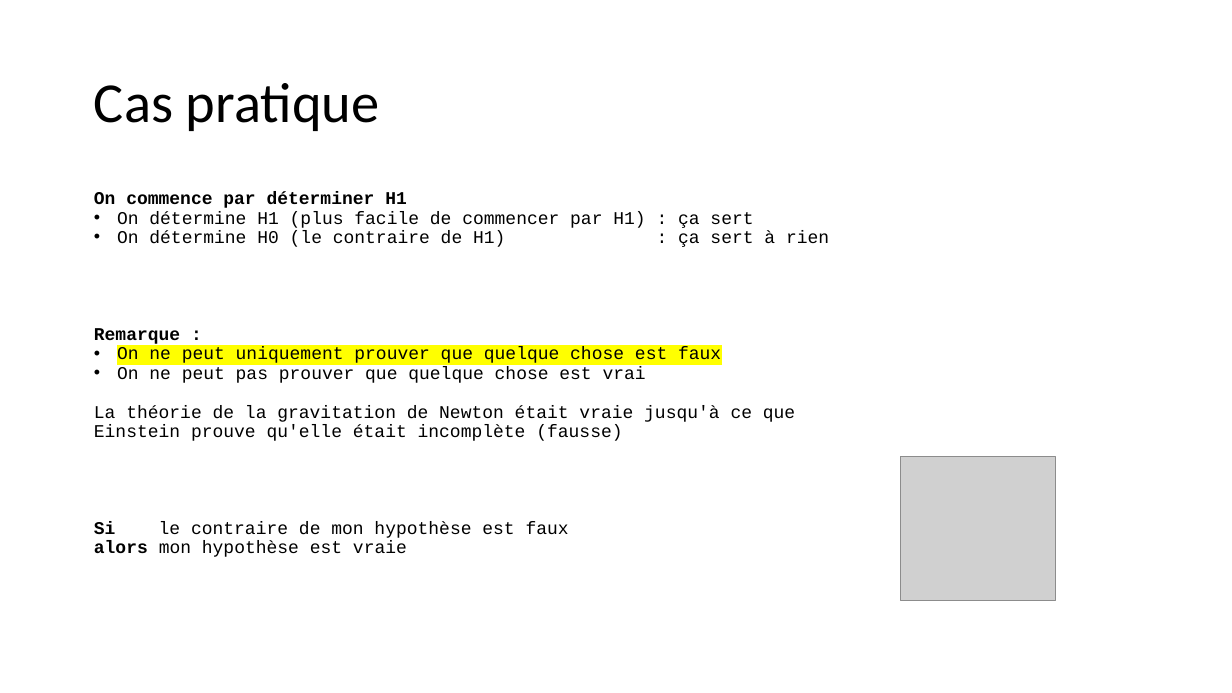
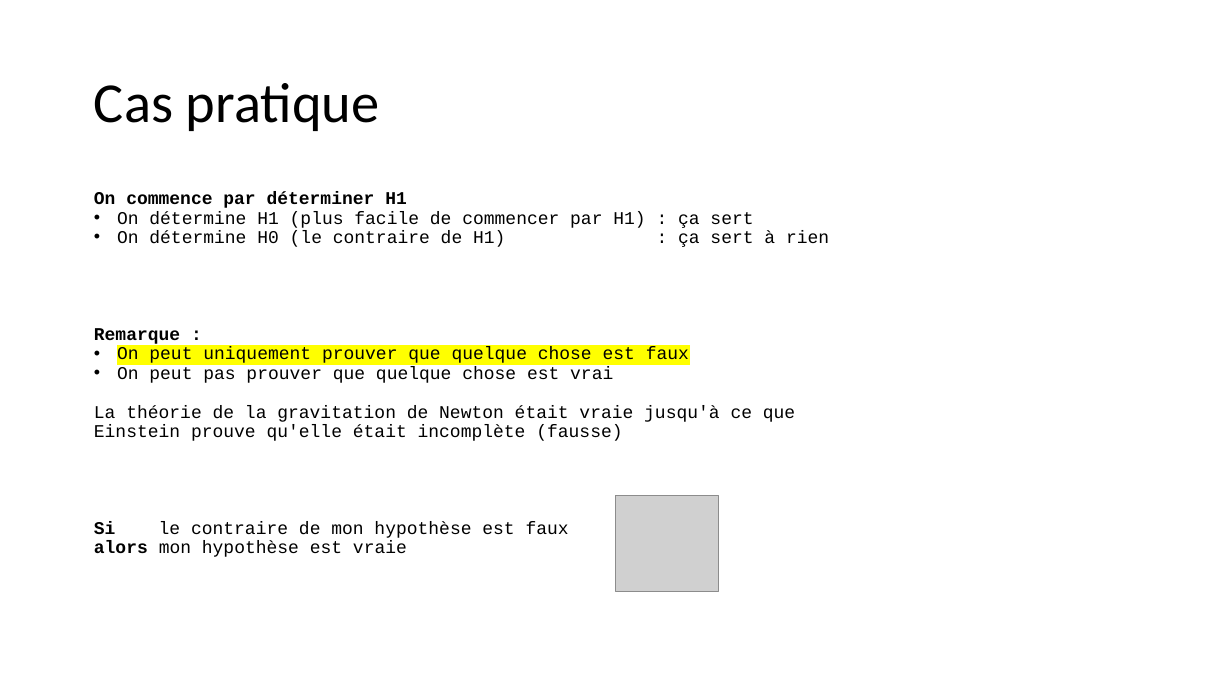
Before and after one commit to 40tude/Data_Essentials_Stage_Oct_2023, a slide deck: slide 34 of 00_notes_de_stage.pptx. Drawn at 1232x693 pixels with LibreOffice and Linux fonts; fonts in the diff are those of the drawing; grey boxes stand for pictures. Boxes give left, top, right and bottom in pixels: in the first picture for what was removed or moved away, otherwise in the second. Text is boxed around its words. In the diff, an @@ line names an element or a change of style, - is before the commit and + after.

```diff
--- a/00_notes_de_stage.pptx
+++ b/00_notes_de_stage.pptx
@@ text at (117,347,689,383): text changed @@
-• On ne peut uniquement prouver que quelque chose est faux
-• On ne peut pas prouver que quelque chose est vrai
+• On peut uniquement prouver que quelque chose est faux
+• On peut pas prouver que quelque chose est vrai
@@ picture: place and size @@
-picture at (901,457,1055,602)
+picture at (616,495,719,592)
```
Also in this commit, not shown: 15 other slides changed, 6 slides added, 7 other files.
